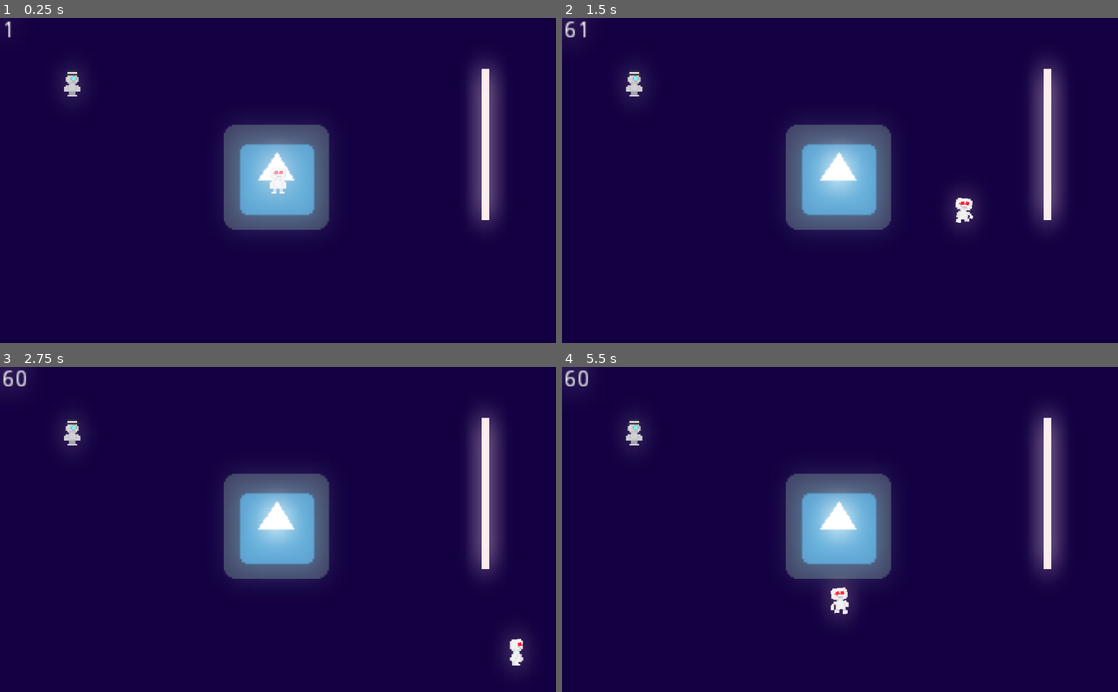
Above: before the commit, frames 1-4 (two rows, left to right).
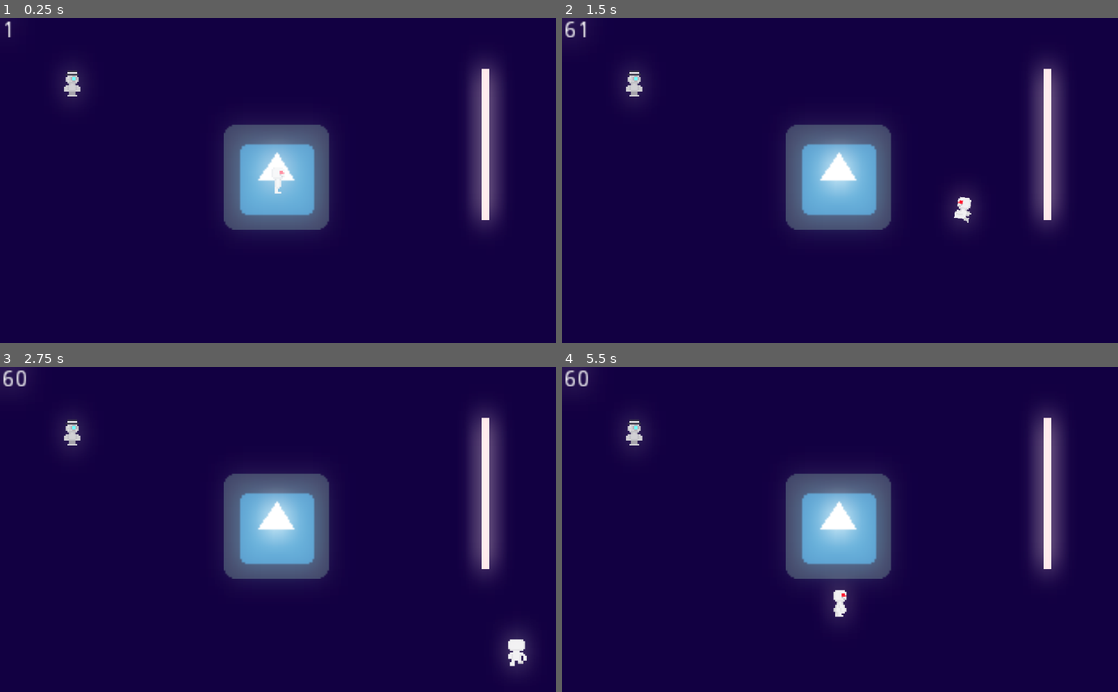
Above: after the commit, the same moments.

Repository: CosmicRayBitFlip/lunetableau
Game: Godot game, scene res://src/scenes/TestScene.tscn
Two runs of this game, one before a commit and one after it. Both use one fixed random seed, a clock stepped at 60 frames per second and the inputs below. The engine's default icon, where the game draws it, is replaced by a stand-in: a white triangle on a blue panel in a dark square.
Inputs (mouse positions are in pixels of both pictures, inside the frame that each line leads up to):
- Up to frame 1 (0.25 s): no input
- Up to frame 2 (1.5 s): tap Enter at 0.5 s; move the mouse to (962, 164) at 0.52 s; hold D (right) 0.53-1.28 s; move the mouse to (728, 196) at 1.27 s; hold S (down) from 1.28 s (still down)
- Up to frame 3 (2.75 s): move the mouse to (333, 458) at 2.02 s; release S (down) at 2.03 s; hold D (right) from 2.03 s (still down)
- Up to frame 4 (5.5 s): move the mouse to (812, 594) at 2.77 s; release D (right) at 2.78 s; hold W (up) 2.78-3.53 s; move the mouse to (1006, 578) at 3.52 s; hold A (left) 3.53-5.03 s; move the mouse to (673, 480) at 4.27 s; move the mouse to (867, 529) at 5.02 s; hold S (down) from 5.03 s (still down)

The runs differ from the first frame. In frame 1, less than 0.1% of the frame differs, in the area x 48-52%, y 47-55%; in frame 2, 0.1%; in frame 3, 0.1%; in frame 4, 0.2%, in the area x 48-52%, y 67-77%.

Commit message:
Player now always faces cursor (mostly), minor changes

Diff:
--- a/src/scenes/RobotEnemy.tscn
+++ b/src/scenes/RobotEnemy.tscn
@@ -1,6 +1,6 @@
 [gd_scene load_steps=4 format=2]
 
-[ext_resource path="res://src/scripts/classdefs/NPC.gd" type="Script" id=1]
+[ext_resource path="res://src/scripts/RobotEnemy.gd" type="Script" id=1]
 [ext_resource path="res://assets/img/Enemy.png" type="Texture" id=2]
 
 [sub_resource type="RectangleShape2D" id=1]
--- a/src/scripts/Player.gd
+++ b/src/scripts/Player.gd
@@ -2,14 +2,14 @@
 
 const speed = 100
 # direction constants
-const UP = Vector2(0,-1)
-const RIGHT = Vector2(-1, 0)
-const DOWN = Vector2(0, 1)
-const LEFT = Vector2(1, 0)
-const NULL_DIR = Vector2.ZERO
+const FRONT = 90.0
+const BACK = -90.0
+const LEFT = 180.0
+const RIGHT = 0.0
 
 var input_vector:Vector2 = Vector2.ZERO
 var velocity:Vector2 = Vector2.ZERO
+var mouse_pos:Vector2; var angle_to_mouse:float
 
 func _ready():
 	pass
@@ -18,11 +18,15 @@
 	if event is InputEventKey:
 		input_vector.x = Input.get_axis("left", "right")
 		input_vector.y = Input.get_axis("up", "down")
+	if event is InputEventMouseMotion:
+		mouse_pos = event.position - get_viewport_transform().origin # mouse coordinate is apparently based on viewport
+	angle_to_mouse = rad2deg(get_angle_to(mouse_pos))
 
 func _process(delta):
-	update_animation(input_vector)
+	update_animation(round(angle_to_mouse / 90) * 90)
 	velocity = process_movement(Vector2(input_vector.x, input_vector.y), delta)
 	move_and_collide(velocity)
+
 
 func process_movement(input_vec, delta):
 	if input_vec:
@@ -30,26 +34,23 @@
 	else:
 		return Vector2.ZERO
 
-func update_animation(input_vec): # doesn't really matter if it's buggy right now, it's gonna be changed
-	if input_vec:
-		match input_vec:
-			LEFT:
-				$AnimationPlayer.play("SideWalk")
-				$Sprite.flip_h = true
-			RIGHT:
-				$AnimationPlayer.play("SideWalk")
-				$Sprite.flip_h = false
-			UP:
-				$AnimationPlayer.play("BackWalk")
-				$Sprite.flip_h = false
-			DOWN:
-				$AnimationPlayer.play("FrontWalk")
-				$Sprite.flip_h = false
+func update_animation(rounded_mouse_angle):
+	var anim_type:String
+
+	match rounded_mouse_angle:
+		RIGHT:
+			anim_type = "Side"
+			$Sprite.flip_h = true
+		LEFT, -180.0: # godot doesn't like when i do LEFT, -LEFT so i have to use the actual number
+			anim_type = "Side"
+			$Sprite.flip_h = false
+		BACK:
+			anim_type = "Back"
+			$Sprite.flip_h = false
+		FRONT:
+			anim_type = "Front"
+			$Sprite.flip_h = false
+	if input_vector:
+		$AnimationPlayer.play(anim_type + "Walk")
 	else:
-		match $AnimationPlayer.assigned_animation:
-			"SideWalk":
-				$AnimationPlayer.play("SideIdle")
-			"FrontWalk":
-				$AnimationPlayer.play("FrontIdle")
-			"BackWalk":
-				$AnimationPlayer.play("BackIdle")
+		$AnimationPlayer.play(anim_type + "Idle")
--- /dev/null
+++ b/src/scripts/RobotEnemy.gd
@@ -0,0 +1,3 @@
+extends NPC
+
+var type
Binary file changed: assets/img/Enemy.aseprite
Not shown, added: export_presets.cfg
